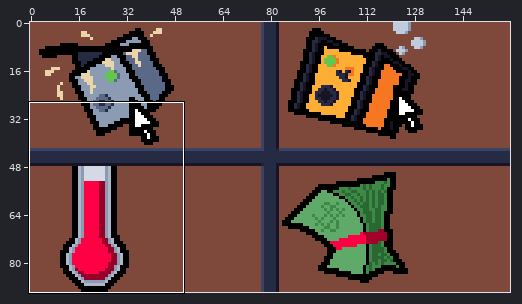
Edited in one commit: sprite sheet (Assets/Sprites/ComicInstructions.png). The first picture is a wide view before the edit; the outline marks the close-up.
Close-up. First the earlier version:
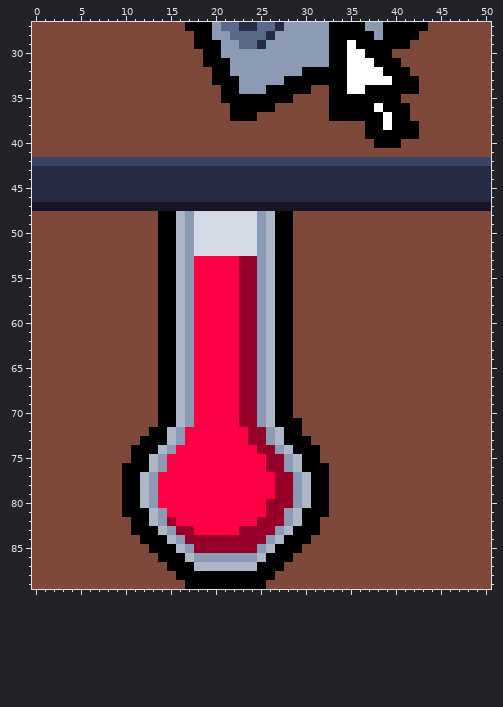
The file is 160x90 pixels. Shown: x 0..50, y 27..89. The commit also changed other parts of the picture, which this record leaves out.
The result:
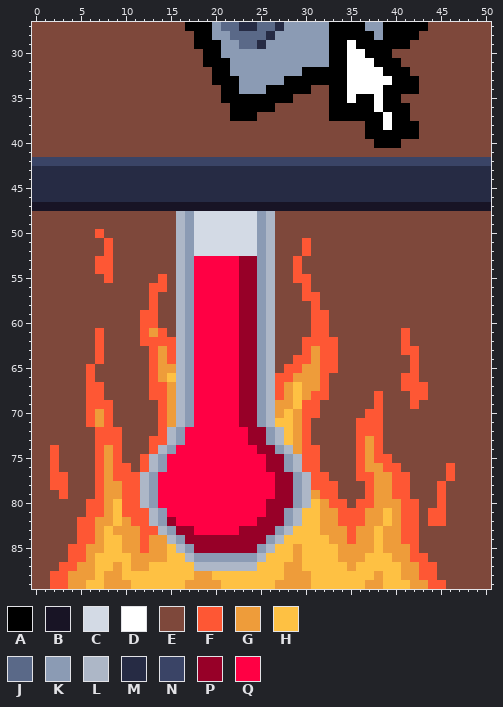
Palette (. is transparent): A #000000  B #181425  C #d3dae5  D #ffffff  E #7e483b  F #fe5734  G #ee9c3a  H #fec143  J #5a6988  K #8b9bb4  L #adb7c7  M #262b44  N #3a4466  P #970028  Q #ff0044
The exact change:
@@ x 33..40 @@
 33 AADDDDDA
-34 AADDAAAA
-35 AAAAAAAA
+34 AADDDDAA
+35 AADAADAA
 36 AAAAADAA
@@ x 0..50 @@
 47 BBBBBBBBBBBBBBBBBBBBBBBBBBBBBBBBBBBBBBBBBBBBBBBBBBB
-48 EEEEEEEEEEEEEEAALKCCCCCCCKLAAEEEEEEEEEEEEEEEEEEEEEE
-49 EEEEEEEEEEEEEEAALKCCCCCCCKLAAEEEEEEEEEEEEEEEEEEEEEE
-50 EEEEEEEEEEEEEEAALKCCCCCCCKLAAEEEEEEEEEEEEEEEEEEEEEE
-51 EEEEEEEEEEEEEEAALKCCCCCCCKLAAEEEEEEEEEEEEEEEEEEEEEE
-52 EEEEEEEEEEEEEEAALKCCCCCCCKLAAEEEEEEEEEEEEEEEEEEEEEE
-53 EEEEEEEEEEEEEEAALKQQQQQPPKLAAEEEEEEEEEEEEEEEEEEEEEE
-54 EEEEEEEEEEEEEEAALKQQQQQPPKLAAEEEEEEEEEEEEEEEEEEEEEE
-55 EEEEEEEEEEEEEEAALKQQQQQPPKLAAEEEEEEEEEEEEEEEEEEEEEE
-56 EEEEEEEEEEEEEEAALKQQQQQPPKLAAEEEEEEEEEEEEEEEEEEEEEE
-57 EEEEEEEEEEEEEEAALKQQQQQPPKLAAEEEEEEEEEEEEEEEEEEEEEE
-58 EEEEEEEEEEEEEEAALKQQQQQPPKLAAEEEEEEEEEEEEEEEEEEEEEE
-59 EEEEEEEEEEEEEEAALKQQQQQPPKLAAEEEEEEEEEEEEEEEEEEEEEE
-60 EEEEEEEEEEEEEEAALKQQQQQPPKLAAEEEEEEEEEEEEEEEEEEEEEE
-61 EEEEEEEEEEEEEEAALKQQQQQPPKLAAEEEEEEEEEEEEEEEEEEEEEE
-62 EEEEEEEEEEEEEEAALKQQQQQPPKLAAEEEEEEEEEEEEEEEEEEEEEE
-63 EEEEEEEEEEEEEEAALKQQQQQPPKLAAEEEEEEEEEEEEEEEEEEEEEE
-64 EEEEEEEEEEEEEEAALKQQQQQPPKLAAEEEEEEEEEEEEEEEEEEEEEE
-65 EEEEEEEEEEEEEEAALKQQQQQPPKLAAEEEEEEEEEEEEEEEEEEEEEE
-66 EEEEEEEEEEEEEEAALKQQQQQPPKLAAEEEEEEEEEEEEEEEEEEEEEE
-67 EEEEEEEEEEEEEEAALKQQQQQPPKLAAEEEEEEEEEEEEEEEEEEEEEE
-68 EEEEEEEEEEEEEEAALKQQQQQPPKLAAEEEEEEEEEEEEEEEEEEEEEE
-69 EEEEEEEEEEEEEEAALKQQQQQPPKLAAEEEEEEEEEEEEEEEEEEEEEE
-70 EEEEEEEEEEEEEEAALKQQQQQPPKLAAEEEEEEEEEEEEEEEEEEEEEE
-71 EEEEEEEEEEEEEEAALKQQQQQPPKLAAAEEEEEEEEEEEEEEEEEEEEE
-72 EEEEEEEEEEEEEAALKQQQQQQQPPKLAAEEEEEEEEEEEEEEEEEEEEE
-73 EEEEEEEEEEEEAAALKQQQQQQQPPKLAAAEEEEEEEEEEEEEEEEEEEE
-74 EEEEEEEEEEEAAALKQQQQQQQQQPPKLAAAEEEEEEEEEEEEEEEEEEE
-75 EEEEEEEEEEEAALKQQQQQQQQQQQPPKLAAEEEEEEEEEEEEEEEEEEE
-76 EEEEEEEEEEAAALKQQQQQQQQQQQPPKLAAAEEEEEEEEEEEEEEEEEE
-77 EEEEEEEEEEAALKQQQQQQQQQQQQQPPKLAAEEEEEEEEEEEEEEEEEE
-78 EEEEEEEEEEAALKQQQQQQQQQQQQQPPKLAAEEEEEEEEEEEEEEEEEE
-79 EEEEEEEEEEAALKQQQQQQQQQQQQQPPKLAAEEEEEEEEEEEEEEEEEE
-80 EEEEEEEEEEAALKQQQQQQQQQQQQPPPKLAAEEEEEEEEEEEEEEEEEE
-81 EEEEEEEEEEAAALKQQQQQQQQQQQPPKLAAAEEEEEEEEEEEEEEEEEE
-82 EEEEEEEEEEEAALKPQQQQQQQQQPPPKLAAEEEEEEEEEEEEEEEEEEE
-83 EEEEEEEEEEEAAALKPPQQQQQPPPPKLAAAEEEEEEEEEEEEEEEEEEE
-84 EEEEEEEEEEEEAAALKPPPPPPPPPKLAAAEEEEEEEEEEEEEEEEEEEE
-85 EEEEEEEEEEEEEAAALKPPPPPPPKLAAAEEEEEEEEEEEEEEEEEEEEE
-86 EEEEEEEEEEEEEEAAALKKKKKKKLAAAEEEEEEEEEEEEEEEEEEEEEE
-87 EEEEEEEEEEEEEEEAAALLLLLLLAAAEEEEEEEEEEEEEEEEEEEEEEE
-88 EEEEEEEEEEEEEEEEAAAAAAAAAAAEEEEEEEEEEEEEEEEEEEEEEEE
-89 EEEEEEEEEEEEEEEEEAAAAAAAAAEEEEEEEEEEEEEEEEEEEEEEEEE
+48 EEEEEEEEEEEEEEEELKCCCCCCCKLEEEEEEEEEEEEEEEEEEEEEEEE
+49 EEEEEEEEEEEEEEEELKCCCCCCCKLEEEEEEEEEEEEEEEEEEEEEEEE
+50 EEEEEEEFEEEEEEEELKCCCCCCCKLEEEEEEEEEEEEEEEEEEEEEEEE
+51 EEEEEEEEFEEEEEEELKCCCCCCCKLEEEFEEEEEEEEEEEEEEEEEEEE
+52 EEEEEEEEFEEEEEEELKCCCCCCCKLEEEFEEEEEEEEEEEEEEEEEEEE
+53 EEEEEEEFFEEEEEEELKQQQQQPPKLEEFEEEEEEEEEEEEEEEEEEEEE
+54 EEEEEEEFFEEEEEEELKQQQQQPPKLEEFEEEEEEEEEEEEEEEEEEEEE
+55 EEEEEEEEFEEEEEFELKQQQQQPPKLEEFFEEEEEEEEEEEEEEEEEEEE
+56 EEEEEEEEEEEEEFFELKQQQQQPPKLEEEFEEEEEEEEEEEEEEEEEEEE
+57 EEEEEEEEEEEEEFEELKQQQQQPPKLEEEFFEEEEEEEEEEEEEEEEEEE
+58 EEEEEEEEEEEEEFEELKQQQQQPPKLEEEEFEEEEEEEEEEEEEEEEEEE
+59 EEEEEEEEEEEEFFEELKQQQQQPPKLEEEEFFEEEEEEEEEEEEEEEEEE
+60 EEEEEEEEEEEEFFEELKQQQQQPPKLEEEEFFEEEEEEEEEEEEEEEEEE
+61 EEEEEEEFEEEEFGFELKQQQQQPPKLEEEEFFEEEEEEEEFEEEEEEEEE
+62 EEEEEEEFEEEEFFFFLKQQQQQPPKLEEEFFFFEEEEEEEFEEEEEEEEE
+63 EEEEEEEFEEEEEFGFLKQQQQQPPKLEEEFGFFEEEEEEEFFEEEEEEEE
+64 EEEEEEEFEEEEEFGFLKQQQQQPPKLEEFFGFFEEEEEEEEFEEEEEEEE
+65 EEEEEEFEEEEEEFGGLKQQQQQPPKLEFFGGFFEEEEEEEEFEEEEEEEE
+66 EEEEEEFEEEEEEFGHLKQQQQQPPKLFFGGGFEEEEEEEEFFEEEEEEEE
+67 EEEEEEFFEEEEEFFGLKQQQQQPPKLFGHGGFEEEEEEEEFFFEEEEEEE
+68 EEEEEEFFEEEEEFFGLKQQQQQPPKLFGHGFFEEEEEFEEEFFEEEEEEE
+69 EEEEEEFFFEEEEEFGLKQQQQQPPKLGGHFFEEEEEEFEEEFEEEEEEEE
+70 EEEEEEFGFEEEEEFGLKQQQQQPPKLGHGFFEEEEEFFEEEEEEEEEEEE
+71 EEEEEEFGFEEEEEFGLKQQQQQPPKLHHGFEEEEEFFFEEEEEEEEEEEE
+72 EEEEEEEFFFEEEEFLKQQQQQQQPPKLHGFEEEEEFFFEEEEEEEEEEEE
+73 EEEEEEEFFFEEEFFLKQQQQQQQPPKLHGFEEEEEFGFEEEEEEEEEEEE
+74 EEFEEEEFGFEEEFLKQQQQQQQQQPPKLGFFEEEEFGFEEEEEEEEEEEE
+75 EEFEEEEFGFEEFLKQQQQQQQQQQQPPKLFFEEEEFGFFEEEEEEEEEEE
+76 EEFEEEEFGFFEFLKQQQQQQQQQQQPPKLFFEEEEFGGFFEEEEEFEEEE
+77 EEFFEEEFGFFFLKQQQQQQQQQQQQQPPKLFFEEEFFGGFFEEEEFEEEE
+78 EEFFEEEFGGFFLKQQQQQQQQQQQQQPPKLFFFEEEFGGFFEEEFEEEEE
+79 EEEFEEEFGGFFLKQQQQQQQQQQQQQPPKLGFFEEEFGGFFEEEFEEEEE
+80 EEEEEEFFGHFFLKQQQQQQQQQQQQPPPKLHGFFEFFGGGFFEEFEEEEE
+81 EEEEEEFFGHFFFLKQQQQQQQQQQQPPKLHHGGFFFGGHGFFEFFEEEEE
+82 EEEEEFFGGHGFFLKPQQQQQQQQQPPPKLHHGGFFFGGHGFFEFFEEEEE
+83 EEEEEFFGHGGGFFLKPPQQQQQPPPPKLHHHGGGFGGHGGFFEEEEEEEE
+84 EEEEEFFGHHGGFGGLKPPPPPPPPPKLHHHHHGGFGGHGGFFEEEEEEEE
+85 EEEEFFGGHHGGFGGHLKPPPPPPPKLHHGHHHHGGGGHGGGFEEEEEEEE
+86 EEEEFFGHHHHGGGGHHLKKKKKKKLHHHGHHHHGGGHHHGGFFEEEEEEE
+87 EEEFFGGHHGHGGHHHHHLLLLLLLHHHGGHHHHHGHHHHHGGFFEEEEEE
+88 EEFFGGGHGGHHHHHHHHGGHHHHHHHHGGGHHHHHHHGHHGGFFEEEEEE
+89 EEFFGGHHGGGHHHHHHGGGGHHHHHHGGGGHHHHHHGGHHHGGFFEEEEE
